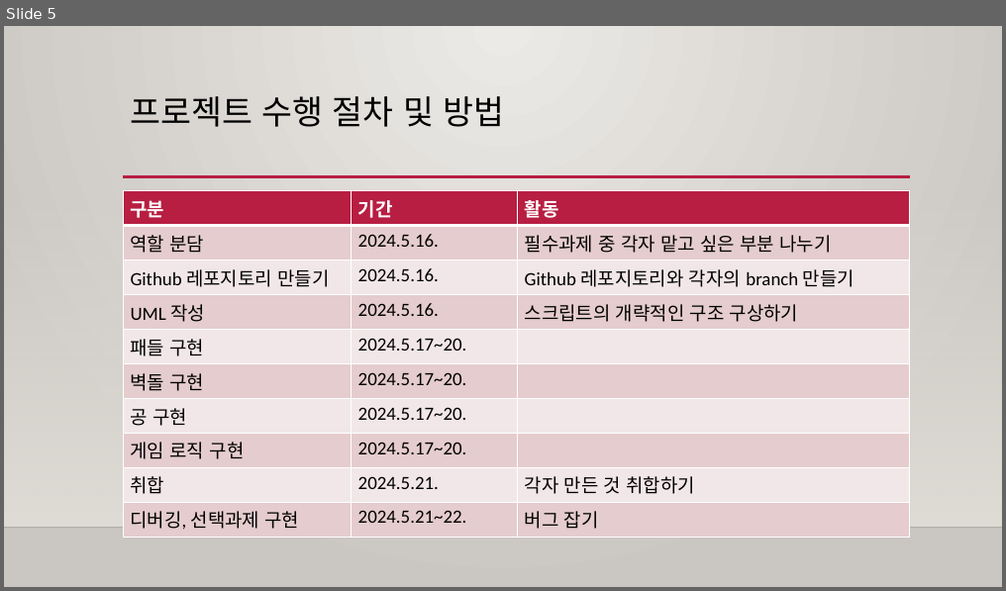
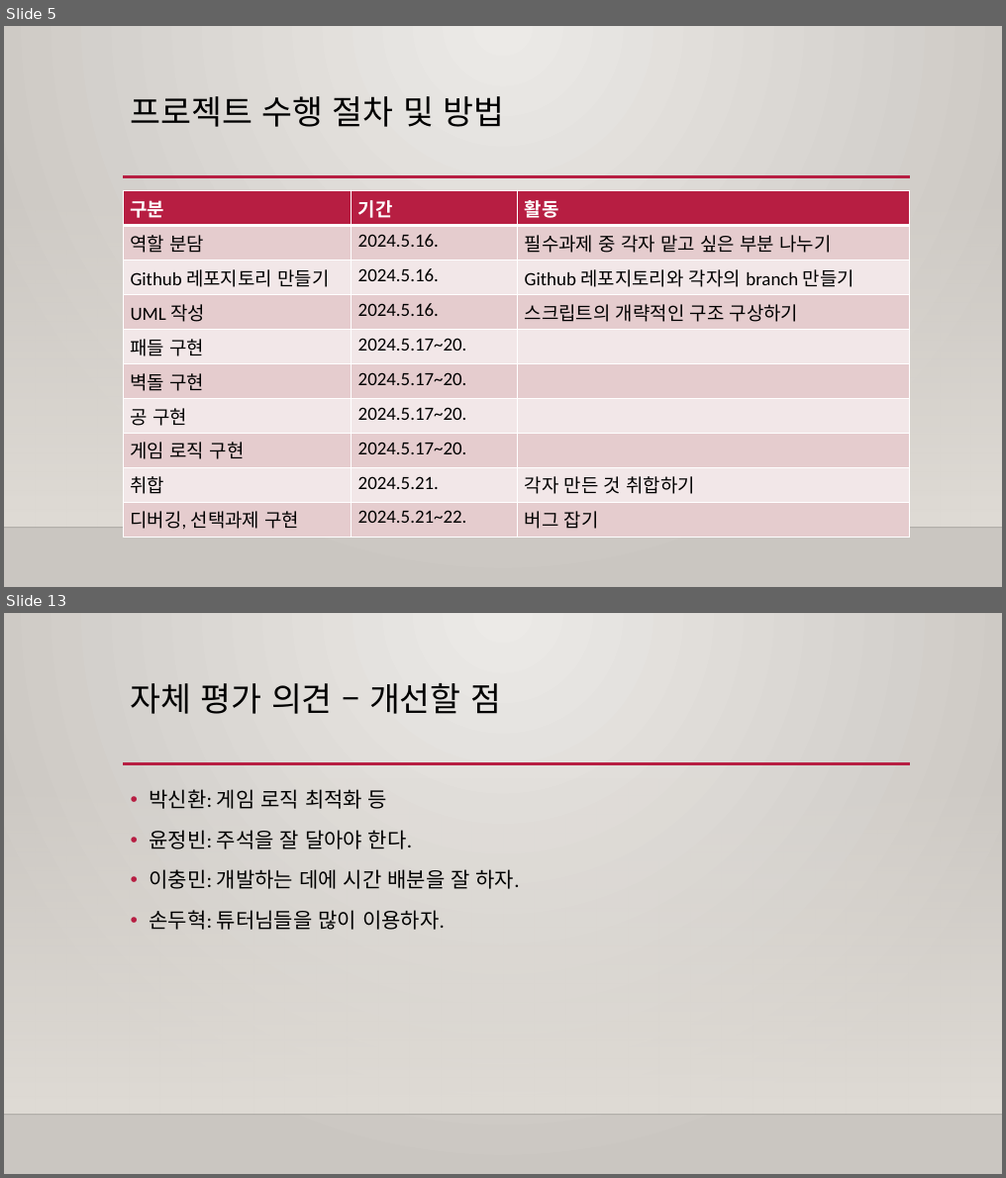
Before and after one commit to Bin2y/Break-Out, a slide deck: 결과보고서_B11팀(벽돌깨기).pptx. Shown one above the other, each under a label of ours: slide 5 before the commit, slides 5 and 13 after it; the slides between them are not shown. The pictures are 1006x591 and 1006x1178 pixels, drawn with LibreOffice and Linux fonts; fonts in the diff are those of the drawing; background and template pictures are left out. Boxes give left, top, right and bottom in pixels: in the first picture for what was removed or moved away, otherwise in the second. Text is boxed around its words. In the diff, an @@ line names an element or a change of style, - is before the commit and + after.

```diff
--- a/결과보고서_B11팀(벽돌깨기).pptx
+++ b/결과보고서_B11팀(벽돌깨기).pptx
@@ slide 13 added at (4, 613, 1002, 1174), background gradient #ECEAE7 to #CAC7C1; not listed: 3 template elements that a slide beside it also shows @@
@@ title added at (131, 683, 501, 714), 32 pt, text #000000 @@
+자체 평가 의견 – 개선할 점
@@ text added at (149, 789, 519, 930), 20 pt, text #000000 @@
+• 박신환: 게임 로직 최적화 등
+• 윤정빈: 주석을 잘 달아야 한다.
+• 이충민: 개발하는 데에 시간 배분을 잘 하자.
+• 손두혁: 튜터님들을 많이 이용하자.
```
Also in this commit, not shown: 7 slides changed, 3 other slides added.
